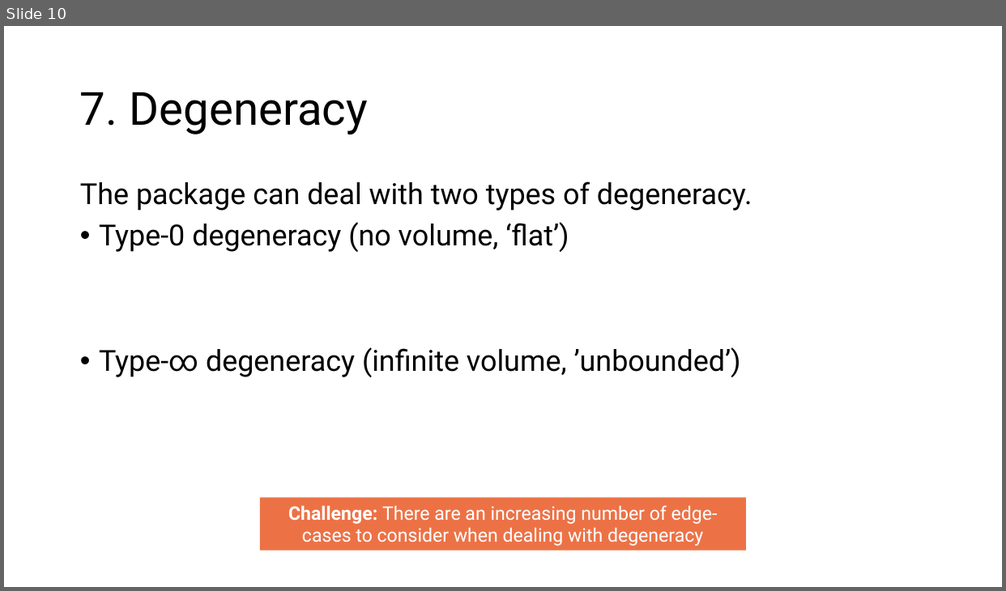
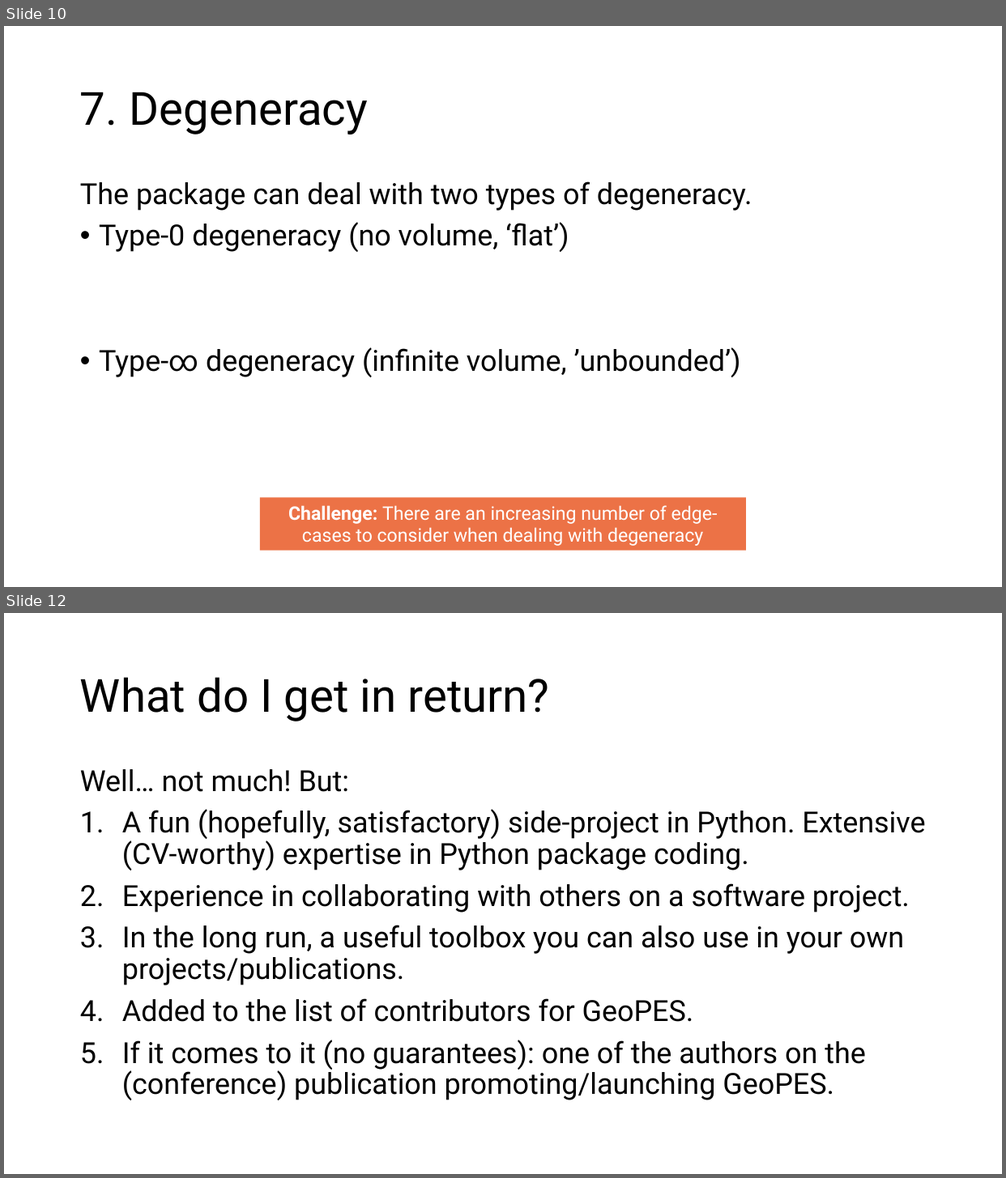
Before and after one commit to bwolleswinkel/geopes, a slide deck: presentation.pptx. Shown one above the other, each under a label of ours: slide 10 before the commit, slides 10 and 12 after it; the slides between them are not shown. The pictures are 1006x591 and 1006x1178 pixels, drawn with LibreOffice and Linux fonts; fonts in the diff are those of the drawing. Boxes give left, top, right and bottom in pixels: in the first picture for what was removed or moved away, otherwise in the second. Text is boxed around its words. In the diff, an @@ line names an element or a change of style, - is before the commit and + after.

```diff
--- a/presentation.pptx
+++ b/presentation.pptx
@@ slide 12 added at (x1=4, y1=613, x2=1002, y2=1174), background #FFFFFF @@
@@ title added at (x1=80, y1=677, x2=550, y2=722), 44 pt, text #000000 @@
+What do I get in return?
@@ text added at (x1=80, y1=769, x2=925, y2=1101), 28 pt, text #000000 @@
+Well… not much! But:
+1. A fun (hopefully, satisfactory) side-project in Python. Extensive (CV-worthy) expertise in Python package coding.
+2. Experience in collaborating with others on a software project.
+3. In the long run, a useful toolbox you can also use in your own projects/publications.
+4. Added to the list of contributors for GeoPES.
+5. If it comes to it (no guarantees): one of the authors on the (conference) publication promoting/launching GeoPES.
```
Also in this commit, not shown: 2 other slides added, 1 other file.
